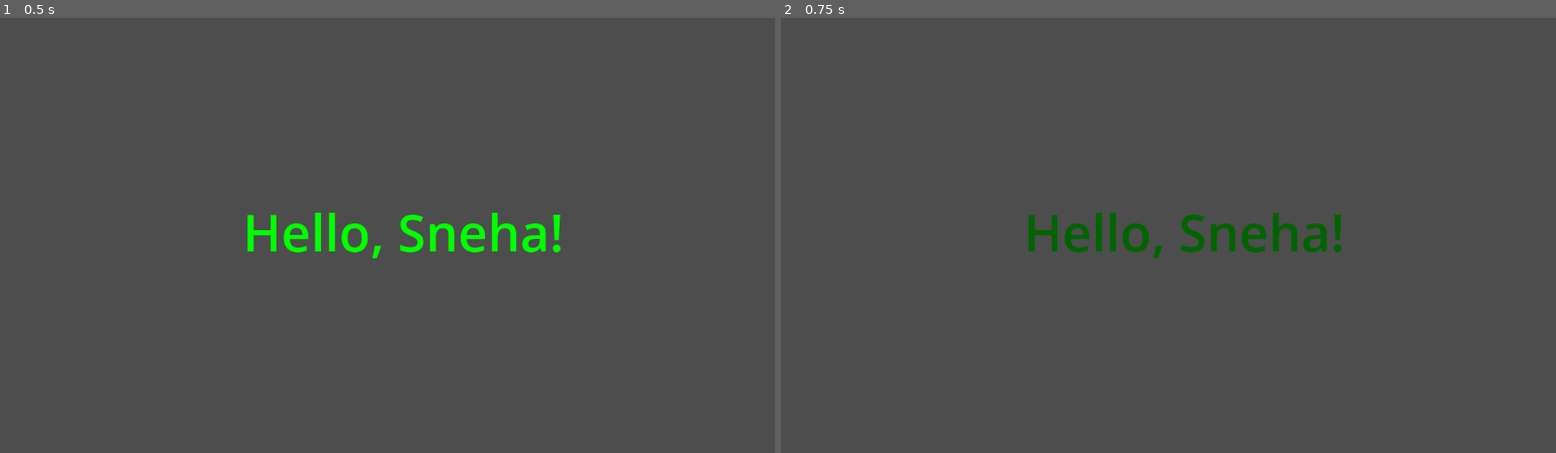
Above: before the commit, frames 1-2 (left to right).
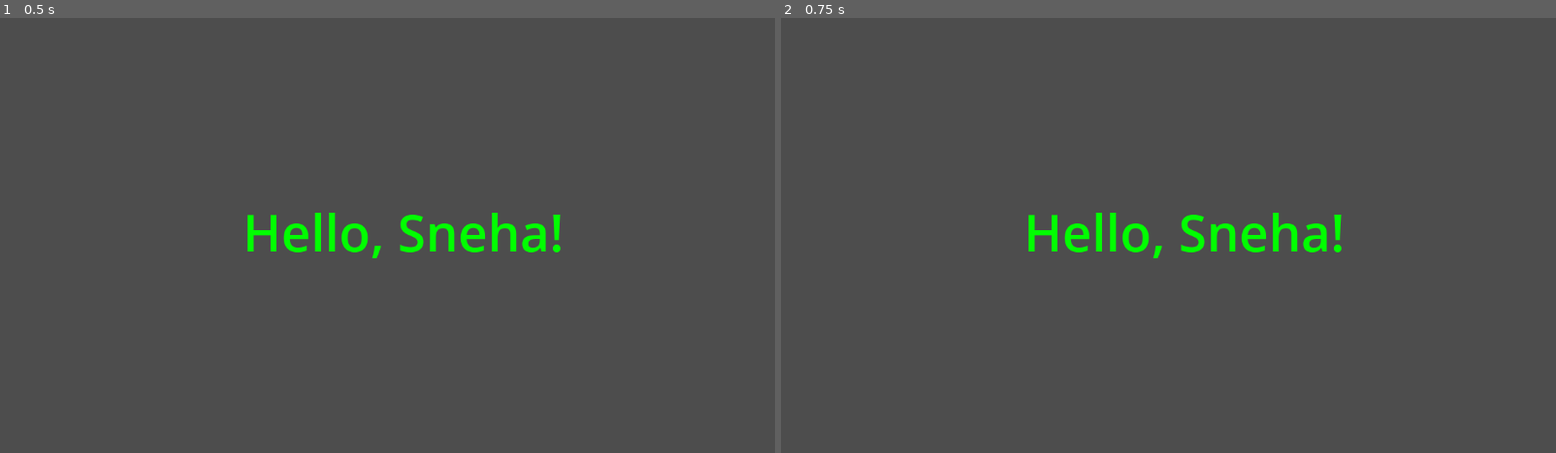
Above: after the commit, the same moments.

Repository: R4TmOnSt3R/gdScript-learn
Game: Godot game, scene res://main.tscn
The game is run twice, just before and just after one commit, with the same random seed, the same clock (stepped at 60 frames per second) and the same inputs.
Inputs:
- Up to frame 1 (0.5 s): no input
- Up to frame 2 (0.75 s): tap Enter at 0.5 s; hold Space (hit_color) from 0.53 s (still down)

Frame 1 is identical in both runs. In frame 2, 1.3% of the frame differs, in the area x 31-73%, y 44-56%.

Commit message:
push all gdscripts code concept

Diff:
--- a/gdscript-learning/main.gd
+++ b/gdscript-learning/main.gd
@@ -8,6 +8,12 @@
 @export var damage:= 15 # this will automatically detect the datatype #invert typing
 
 const GRAVITY = -9.81
+
+#enums
+enum Alignment { ALLY, NEUTRAL, ENEMY }
+
+#var unit_alighnment = Alignment.ALLY
+@export var my_alignment: Alignment
 
 
 # Called when the node enters the scene tree for the first time.
@@ -27,37 +33,136 @@
 	#bool int float string
 	#we can cast float to int by just set in int(pi)
 	## common datastructures used in godot is vector2 & 3
-	var vec2 =  Vector2(0.0, 0.0)
-	var vec3 =  Vector3(0.0, 0.0, 0.0)
+	#var vec2 =  Vector2(0.0, 0.0)
+	#var vec3 =  Vector3(0.0, 0.0, 0.0)
+	#
+	#var position = Vector3(3, -10, 5)
+	#position.x += 2
+	#
+	##print(position)
+	#
+	#print(damage)
 
-	var position = Vector3(3, -10, 5)
-	position.x += 2
+	add(3, 2)
+	var result = add(244, 2)
+	result = add(result, 2)
+	print(result)
 
-	#print(position)
+
+	###random number
+	var roll = randf()
+	if roll  <= 0.8:
+		print("You found a COMMON item.")
+	else:
+		print("You got 60+++ GEM!")
+
+
+	var character_height = randi_range(140, 210)
+	print("Your character is " + str(character_height) + "cm tall.")
+
+
+	### ARRAY
+
+	var items = ["Position", 1, 12.2]
+	var itemlist:Array[String] = ["Position", "Analog", "Digital"]
+
+	#print(itemlist[1])
+	#
+	##adding
+	#items[1] = "Ratul"
+	#
+	##removing elements
+	#items.remove_at(3)
+	#items.append("Overpowered sword")
+	#
+	# Loop
+	#for item in itemlist:
+		##print(item)
+		#if item.length() > 6:
+			#print(item)
+	#
+	### loop for running certain amount of times
+	##for n in 8:
+		##print(n)
+		#
+	#var glass := 0.0
+	#
+	#while glass < 0.5:
+		#glass += randf_range(0.01, 0.2)
+		#if glass > 0.2:
+			#break
+		#print(glass)
+
+	print("The glass is now half full!")
+
+	var players = {
+		"ratul": {"Level": 6, "Health": 100},
+		"villain": {"Level": 3, "Health": 12},
+		"Boss": {"Level": 8, "Health": 28}
+		}
+
+	for username in players:
+		print(username + ": " + str(players[username]))
+
+	print(players["villain"])
+	players["villain"] = 50
+	players["Dwayne"] = 999
+
+	print(players["ratul"]["Level"])
+
+	##Enums
+	#if unit_alignment == Alignment.ENEMY:
+		#print("You are not welcome here.")
+	#else:
+		#print("Welcome.")
+
+	match my_alignment:
+		Alignment.ALLY:
+			print("Hello, FRIEND!")
+		Alignment.NEUTRAL:
+			print("I come in peace!")
+		Alignment.ENEMY:
+			print("Taste my Wrath!")
+		_:
+			print("WHO ARE THOUGGGGHHHHH!!")
 
 
 
 
 
 
-#func _input(event):
-	#
+
 
 #### This is basically for Input and showing the change while pressing spacebar
 func _input(event: InputEvent) -> void:
-	if event.is_action_pressed("hit_color"):
-		$Label.modulate = Color.DARK_GREEN
-	if event.is_action_released("hit_color"):
-		$Label.modulate = Color.GREEN
+	#if event.is_action_pressed("hit_color"):
+		#$Label.modulate = Color.DARK_GREEN
+	#if event.is_action_released("hit_color"):
+		#$Label.modulate = Color.GREEN
+		#
+	#if event.is_action_pressed("hit_color"):
+		#health -= 20
+		#print(health)
+		#
+		#if health <= 0:
+			#health = 0
+			#print("Sorry You died! ")
+		#elif health < 50:
+			#print("Taking damage...")
+		#else:
+			#print("You surviving!")
 
 	if event.is_action_pressed("hit_color"):
-		health -= 20
-		print(health)
+		jump()
 
-		if health <= 0:
-			health = 0
-			print("Sorry You died! ")
-		elif health < 50:
-			print("Taking damage...")
-		else:
-			print("You surviving!")
+
+
+func jump():
+	print("JUMP")
+
+
+
+func add(num1: int, num2: int) -> int:
+	var result = num1 + num2
+	#print(result)
+	return result
--- a/gdscript-learning/main.tscn
+++ b/gdscript-learning/main.tscn
@@ -4,6 +4,7 @@
 
 [node name="Main" type="Node"]
 script = ExtResource("1_ig7tw")
+my_alignment = 1
 
 [node name="Label" type="Label" parent="."]
 anchors_preset = 8
